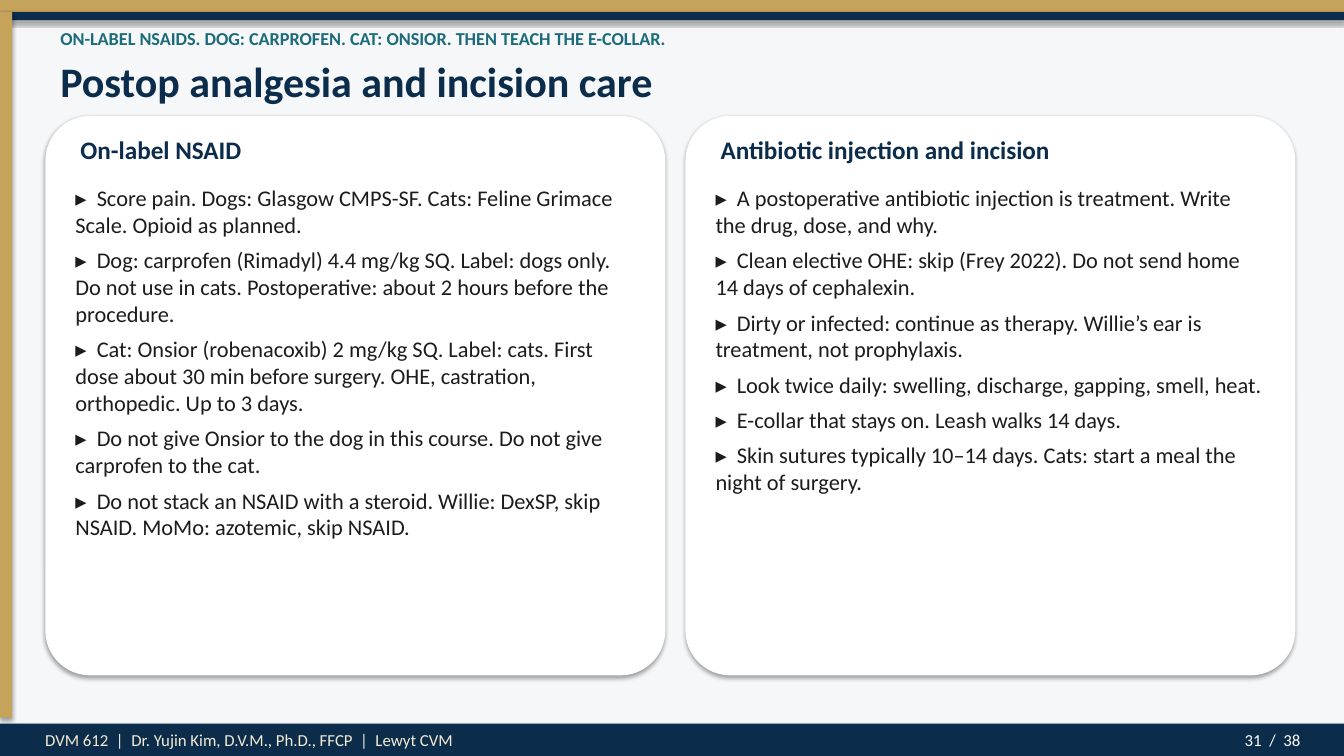
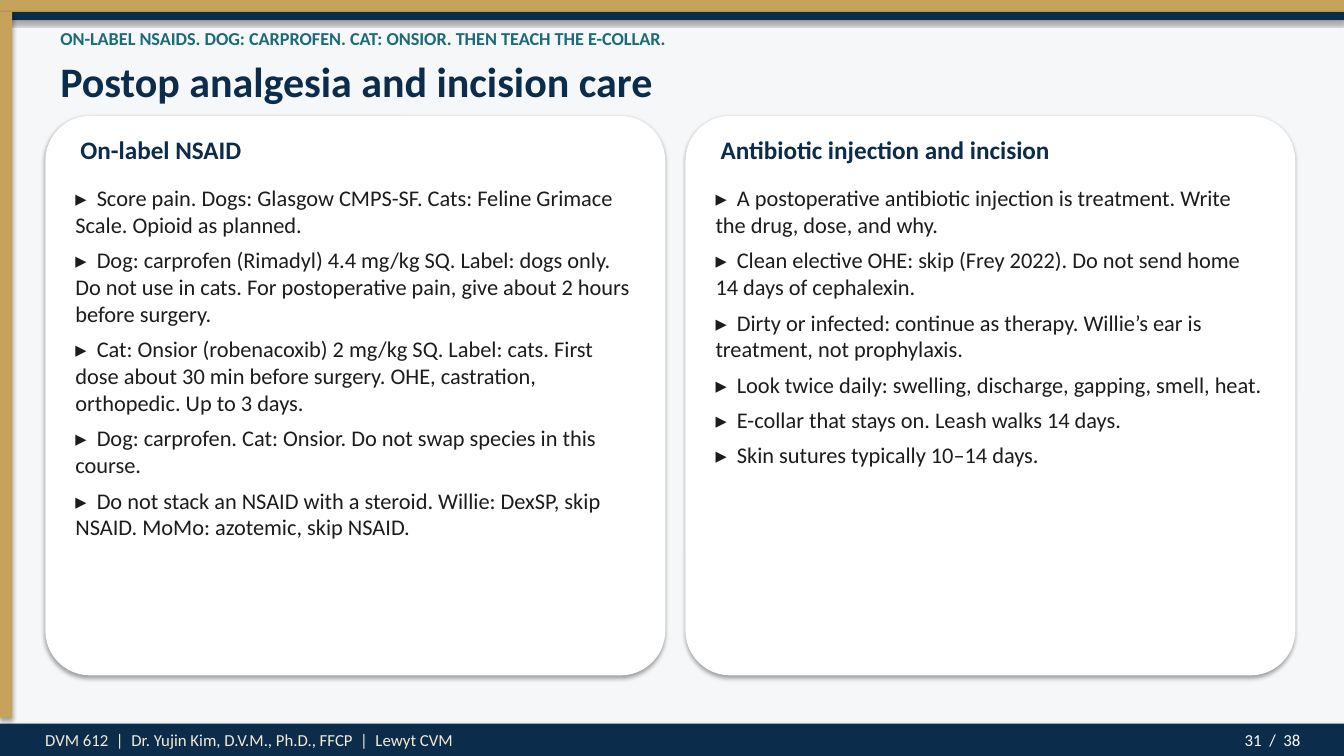
Before and after one commit to drkimvet/happycare, a slide deck: slide 31 of lectures/DVM-612_Week4_Preop_PatientPrep_Postop.pptx. Drawn at 1344x756 pixels with LibreOffice and Linux fonts; fonts in the diff are those of the drawing. Boxes give left, top, right and bottom in pixels: in the first picture for what was removed or moved away, otherwise in the second. Text is boxed around its words. In the diff, an @@ line names an element or a change of style, - is before the commit and + after.

```diff
--- a/lectures/DVM-612_Week4_Preop_PatientPrep_Postop.pptx
+++ b/lectures/DVM-612_Week4_Preop_PatientPrep_Postop.pptx
@@ text at (75, 252, 629, 326): text changed @@
-▸ Dog: carprofen (Rimadyl) 4.4 mg/kg SQ. Label: dogs only. Do not use in cats. Postoperative: about 2 hours before the procedure.
+▸ Dog: carprofen (Rimadyl) 4.4 mg/kg SQ. Label: dogs only. Do not use in cats. For postoperative pain, give about 2 hours before surgery.
@@ text at (75, 430, 596, 473): text changed @@
-▸ Do not give Onsior to the dog in this course. Do not give carprofen to the cat.
+▸ Dog: carprofen. Cat: Onsior. Do not swap species in this course.
@@ text at (737, 447, 1038, 467): text changed @@
-▸ Skin sutures typically 10–14 days. Cats: start a meal the night of surgery.
+▸ Skin sutures typically 10–14 days.
```
Also in this commit, not shown: 20 other slides changed, 7 other files.
